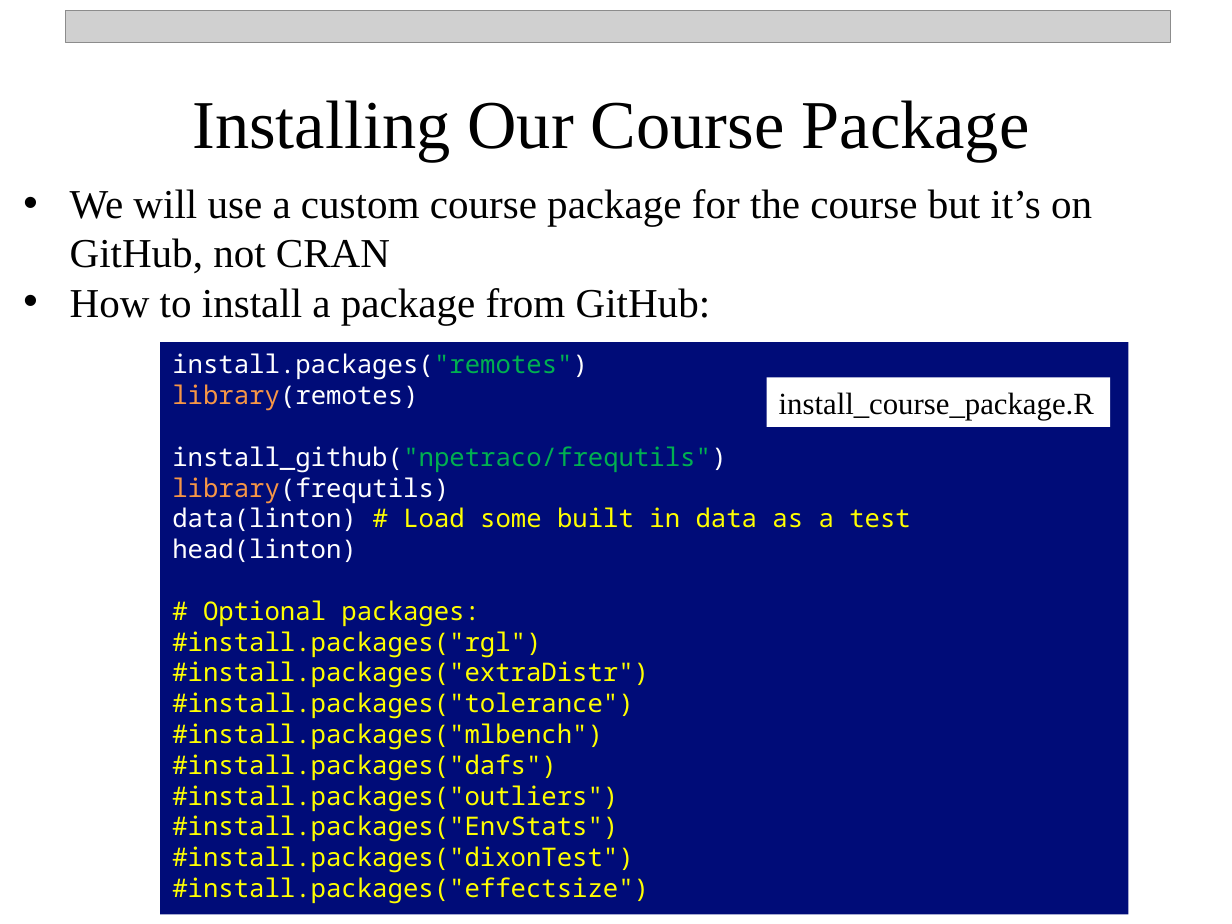
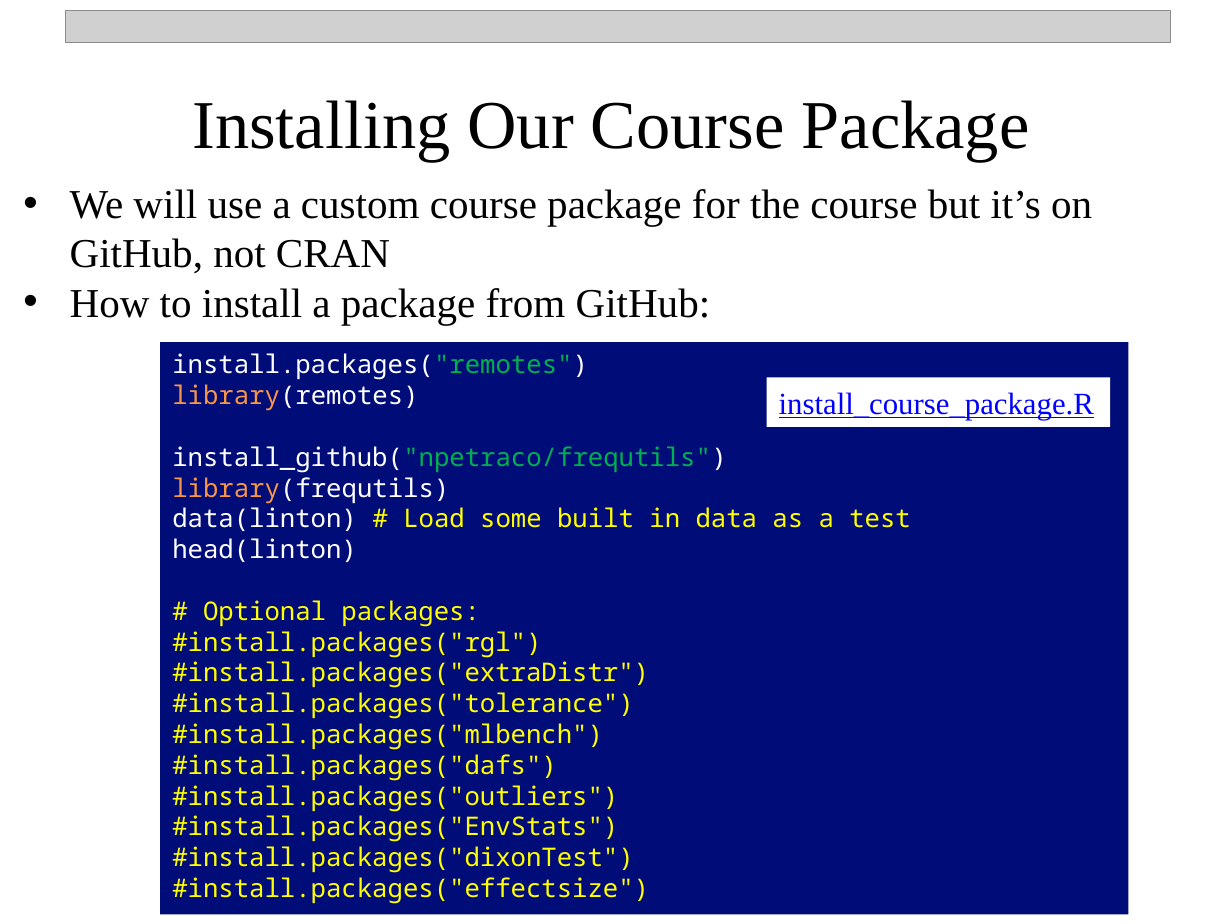
Before and after one commit to npetraco/709, a slide deck: slide 20 of Laboratories/Lab1/Intro_To_R_v2.pptx. Drawn at 1232x924 pixels with LibreOffice and Linux fonts; fonts in the diff are those of the drawing; grey boxes stand for pictures. Boxes give left, top, right and bottom in pixels: in the first picture for what was removed or moved away, otherwise in the second. Text is boxed around its words. In the diff, an @@ line names an element or a change of style, - is before the commit and + after.

```diff
--- a/Laboratories/Lab1/Intro_To_R_v2.pptx
+++ b/Laboratories/Lab1/Intro_To_R_v2.pptx
@@ rectangle "install_course_package.R" at [766,377,1110,426]: text colour #000000 to #0000FF, underline on @@
```
Also in this commit, not shown: 11 other slides changed, 3 other files.
